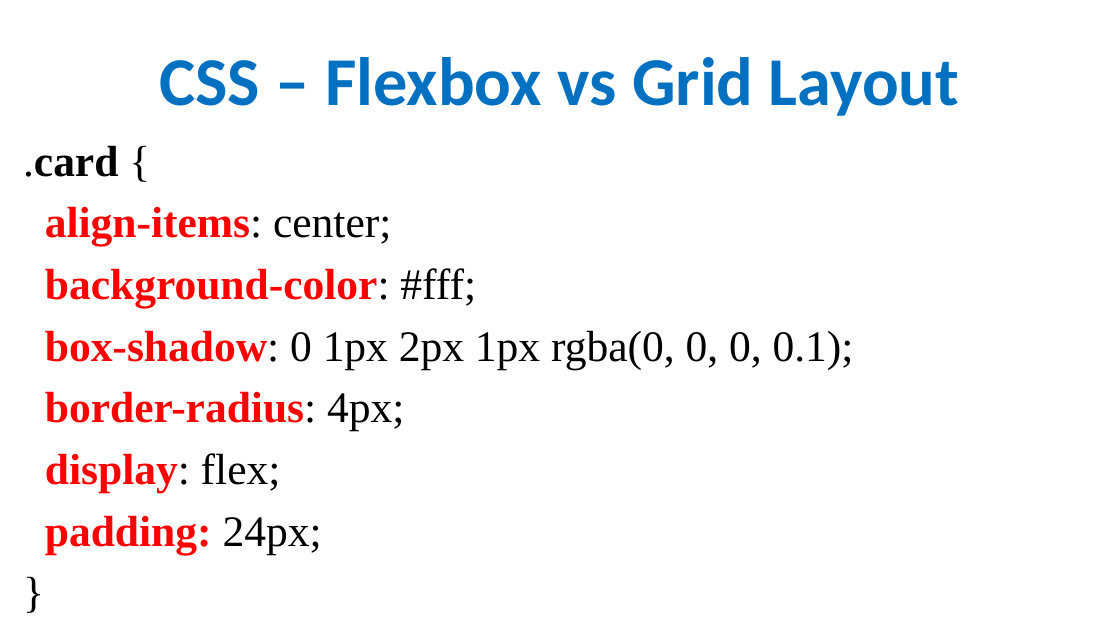
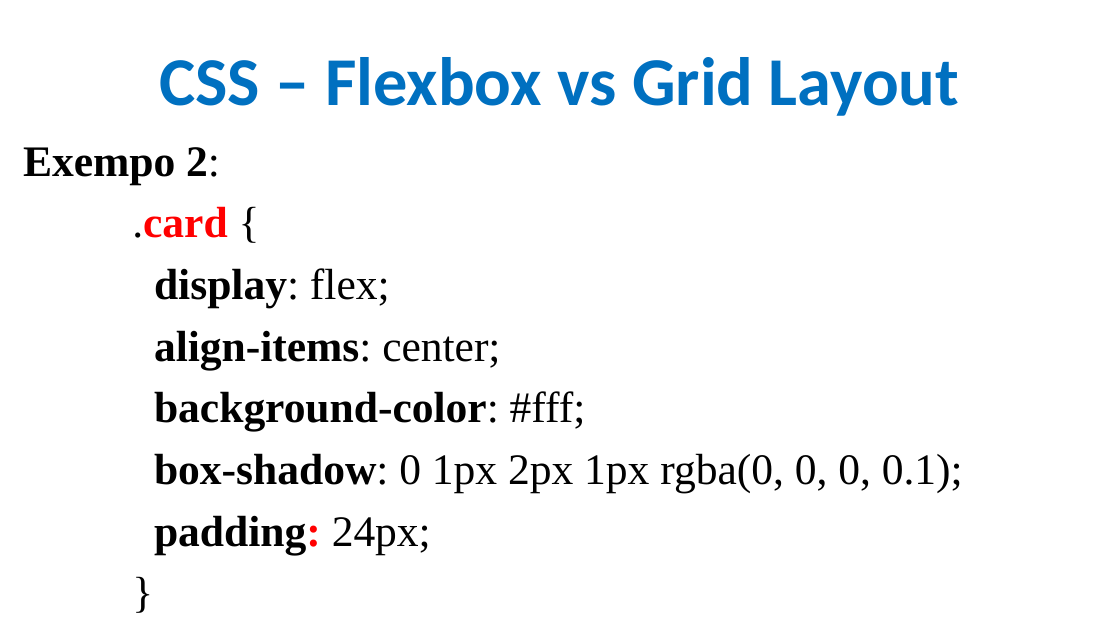
Before and after one commit to CloudEducationBrazil/WydenDesenvolvimentoWebJAVA, a slide deck: slide 8 of 01 Classes/frontend/Aula 06 Desenvolvimento de Software Java - CSS.pptx (slide 26 before the commit). Drawn at 1120x630 pixels with LibreOffice and Linux fonts; fonts in the diff are those of the drawing; background and template pictures are left out. Boxes give left, top, right and bottom in pixels: in the first picture for what was removed or moved away, otherwise in the second. Text is boxed around its words. In the diff, an @@ line names an element or a change of style, - is before the commit and + after.

```diff
--- a/01 Classes/frontend/Aula 06 Desenvolvimento de Software Java - CSS.pptx
+++ b/01 Classes/frontend/Aula 06 Desenvolvimento de Software Java - CSS.pptx
@@ text at <box>23,147,220,184</box>: paragraph added @@
+Exempo 2:
@@ text at <box>132,206,963,554</box>: text colour #000000 to #FF0000 in ".card"; text colour #FF0000 to #000000 in "align-items:", "background-color:", "box-shadow:", "padding:"; list level 1 to 3 in ".card {"; list level 1 to 3 in "align-items: center;"; list level 1 to 3 in "background-color: #fff;"; list level 1 to 3 in "box-shadow: 0 1px 2px 1px ..."; list level 1 to 3 in "padding: 24px;"; list level 1 to 3 in "}" @@
@@ text at <box>154,268,390,308</box>: paragraph added @@
+    display: flex;
@@ text at <box>45,391,404,493</box>: paragraphs removed @@
-border-radius: 4px;
-display: flex;
```
Also in this commit, not shown: 8 other slides changed, 14 slides added, 18 slides removed, 38 other files.
